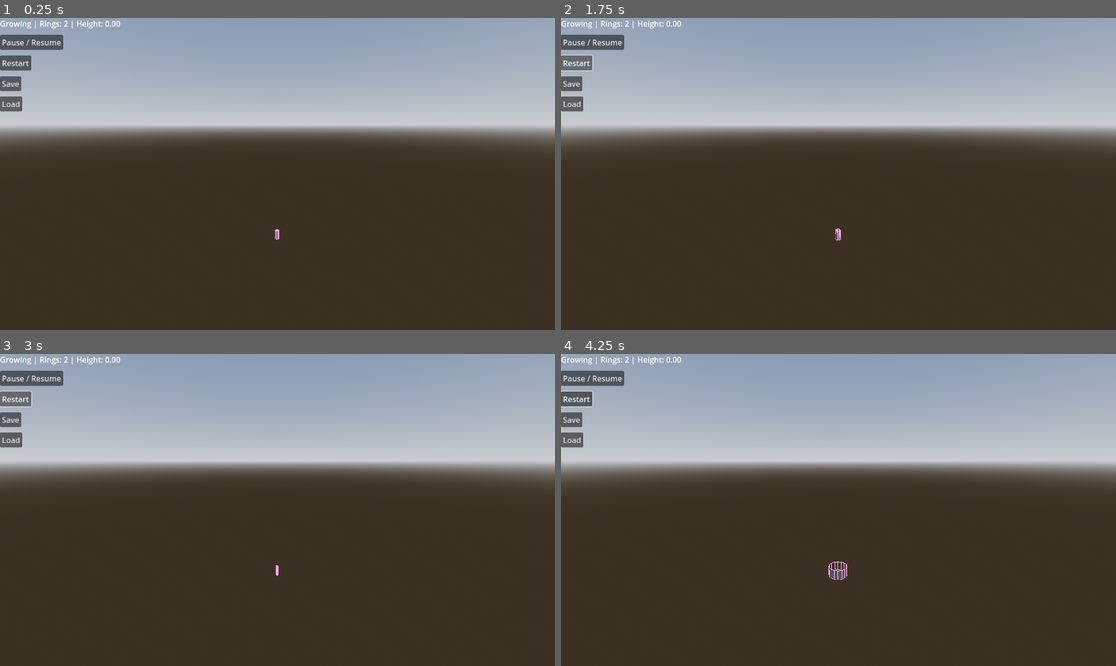
Above: before the commit, frames 1-4 (two rows, left to right).
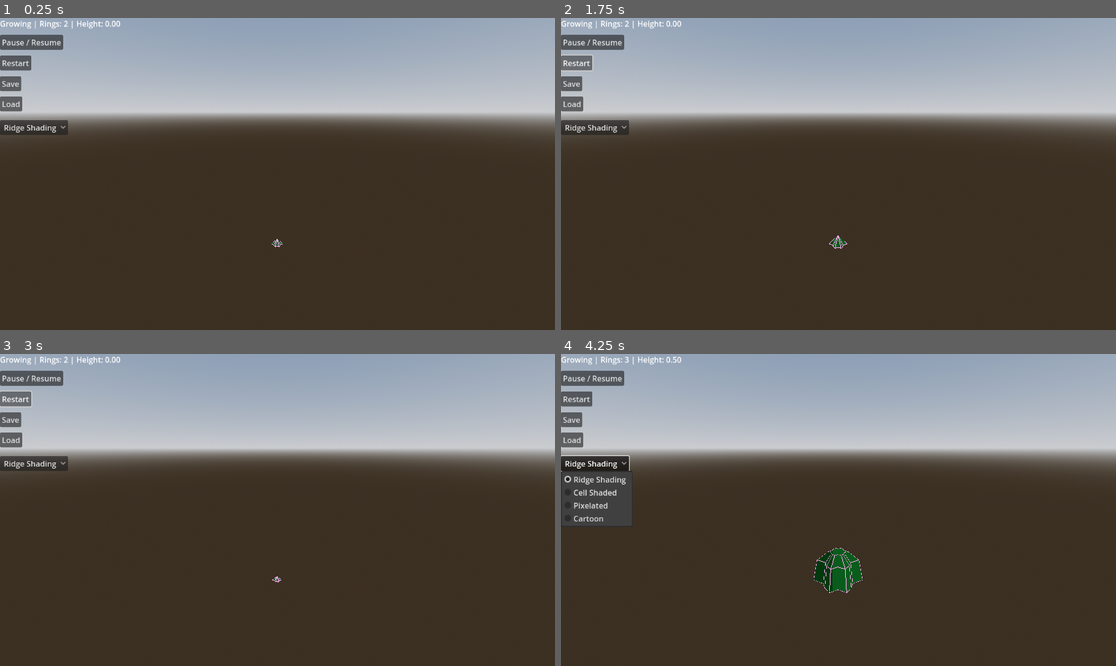
Above: after the commit, the same moments.

Repository: Candec/DesktopPlant
Game: Godot game, scene res://scenes/desktop_plant.tscn
Two runs of this game, one before a commit and one after it. Both use one fixed random seed, a clock stepped at 60 frames per second and the inputs below.
Inputs (mouse positions are in pixels of both pictures, inside the frame that each line leads up to):
- Up to frame 1 (0.25 s): no input
- Up to frame 2 (1.75 s): click (594, 127) at 0.5 s, where only the run after the commit has a clickable "Ridge Shading"; click "Restart" at 1.25 s
- Up to frame 3 (3 s): click "Restart" at 2 s; click "Restart" at 2.75 s
- Up to frame 4 (4.25 s): click (594, 463) at 3.5 s, where only the run after the commit has a clickable "Ridge Shading"

The runs differ from the first frame. In frame 1, 8.4% of the frame differs, in the area x 0-100%, y 30-74%; in frame 2, 8.4%; in frame 3, 8.4%; in frame 4, 11%, in the area x 0-100%, y 0-77%.

Commit message:
Working cactus

Diff:
--- a/DebugMenu.gd
+++ b/DebugMenu.gd
@@ -5,6 +5,7 @@
 @onready var save_btn = $SaveButton
 @onready var load_btn = $LoadButton
 @onready var status_label = $StatusLabel
+@onready var style_selector := $StyleSelector
 
 var generator: Node = null
 
@@ -16,6 +17,13 @@
 	restart_btn.pressed.connect(_on_restart)
 	save_btn.pressed.connect(_on_save)
 	load_btn.pressed.connect(_on_load)
+
+
+	style_selector.add_item("Ridge Shading")
+	style_selector.add_item("Cell Shaded")
+	style_selector.add_item("Pixelated")
+	style_selector.add_item("Cartoon")
+	style_selector.connect("item_selected", _on_style_selected)
 
 func _process(_delta):
 	if generator:
@@ -37,3 +45,13 @@
 func _on_load():
 	if generator:
 		generator.load_cactus("user://cactus_data.txt")
+
+func _on_style_selected(index: int):
+	if not generator:
+		return
+
+	match index:
+		0: generator.set_cactus_material(generator.ridge_mat)
+		1: generator.set_cactus_material(generator.cell_mat)
+		2: generator.set_cactus_material(generator.pixel_mat)
+		3: generator.set_cactus_material(generator.cartoon_mat)
--- a/DebugMenu.tscn
+++ b/DebugMenu.tscn
@@ -43,3 +43,9 @@
 offset_right = 46.0
 offset_bottom = 194.0
 text = "Load"
+
+[node name="StyleSelector" type="OptionButton" parent="."]
+layout_mode = 0
+offset_top = 212.0
+offset_right = 32.0
+offset_bottom = 232.0
--- a/RingData.gd
+++ b/RingData.gd
@@ -6,13 +6,31 @@
 var tilt: float
 var thickness: float
 var progress: float = 0.0
+var segments_per_point: int = 1
+var valley_depth: float = 0.1
+var active: bool = true
+var target_y: float = 0.0
+var twist_offset: float = 0.0  # in radians
+
 
 func get_vertices(vertices_count: int) -> Array[Vector3]:
 	var verts: Array[Vector3] = []
-	for i in range(vertices_count):
-		var angle = i * TAU / float(vertices_count)
-		var x = radius * cos(angle)
-		var z = radius * sin(angle)
+
+	var points = vertices_count
+	var star_frequency = points / (segments_per_point + 1)
+
+	for i in range(points):
+		var angle = i * TAU / float(points) + twist_offset
+		var base_radius = radius
+
+		# Calculate star modulation
+		var star_pos = sin(angle * star_frequency)
+		var modulation = 1.0 - valley_depth * abs(star_pos)
+		var modulated_radius = base_radius * modulation
+
+		var x = modulated_radius * cos(angle)
+		var z = modulated_radius * sin(angle)
+
 		var rotated = Vector3(x, 0, z).rotated(Vector3(0, 0, 1), deg_to_rad(tilt))
 		verts.append(center + rotated)
 	return verts
--- a/cactus_generator.gd
+++ b/cactus_generator.gd
@@ -1,6 +1,7 @@
 extends Node3D
 
 @export var ring_growth_speed: float = 1.0
+@export var ring_rise_speed: float = 2.0
 @export var ring_thickness: float = 0.5
 @export var ring_distance: float = 0.5
 @export var ring_tilt: float = 0.0
@@ -12,6 +13,13 @@
 @export var branch_chance: float = 0.1
 @export var branch_angle_range: float = 30.0
 @export var flower_probability: float = 0.3
+@export var segments_per_point: int = 1
+@export var valley_depth: float = 0.2
+@export var twist_enabled: bool = false
+@export var twist_amount: float = 5.0  # degrees per ring
+@export var taper_top_enabled: bool = false
+@export var taper_start_ratio: float = 0.85  # start tapering after 85% height
+
 
 
 var rings := []
@@ -24,9 +32,27 @@
 
 const RingData = preload("res://RingData.gd")
 
+# --- Preloaded Shaders ---
+var ridge_shader := preload("res://shaders/ridge_shader.gdshader")
+var cell_shader := preload("res://shaders/cell_shader.gdshader")
+var pixel_shader := preload("res://shaders/pixel_shader.gdshader")
+var cartoon_shader := preload("res://shaders/cartoon_shader.gdshader")
+
+# --- Materials for each style ---
+var ridge_mat := ShaderMaterial.new()
+var cell_mat := ShaderMaterial.new()
+var pixel_mat := ShaderMaterial.new()
+var cartoon_mat := ShaderMaterial.new()
 
 func _ready():
 	_spawn_initial_rings()
+	ridge_mat.shader = ridge_shader
+	cell_mat.shader = cell_shader
+	pixel_mat.shader = pixel_shader
+	cartoon_mat.shader = cartoon_shader
+
+	# Default material at start
+	$CactusMesh.material_override = ridge_mat
 
 func _process(delta):
 	if is_paused or cactus_height >= max_height:
@@ -44,30 +70,63 @@
 	rings.append(_create_ring(Vector3(0, ring_distance, 0), true))
 
 func _create_ring(pos: Vector3, delay := false) -> RingData:
-	var ring := RingData.new()
+	var ring = RingData.new()
 	ring.center = pos
 	ring.radius = 0.0
 	ring.thickness = ring_thickness + randf_range(-thickness_variance, thickness_variance)
 	ring.tilt = ring_tilt + randf_range(-tilt_variance, tilt_variance)
-	# Ring start position
-	#ring.progress = 0.0 if delay else 0.0
 	ring.progress = 0.0
+	ring.active = not delay
+	ring.target_y = pos.y
+	ring.center.y = pos.y - ring_distance if delay else pos.y
+	ring.segments_per_point = segments_per_point
+	ring.valley_depth = valley_depth * (1.0 - cactus_height / max_height)
+
+	if twist_enabled:
+		ring.twist_offset = deg_to_rad(rings.size() * twist_amount)
+
+	if taper_top_enabled:
+		var height_ratio = cactus_height / max_height
+		if height_ratio > taper_start_ratio:
+			var fade = inverse_lerp(taper_start_ratio, 1.0, height_ratio)
+			ring.valley_depth = valley_depth * (1.0 - fade)
+		else:
+			ring.valley_depth = valley_depth
+	else:
+		ring.valley_depth = valley_depth
 	return ring
 
+
 func _update_ring_growth(delta: float):
-	for ring in rings:
-		ring.progress += delta * ring_growth_speed
-		if ring.progress > 1.0:
-			ring.progress = 1.0
-		ring.radius = ring.progress * ring.thickness
-
-	if rings[-1].progress >= 0.5:
-		var next_pos = rings[-1].center + Vector3(0, ring_distance + randf_range(-distance_variance, distance_variance), 0)
-		if cactus_height + ring_distance < max_height:
-			rings.append(_create_ring(next_pos, true))
-			cactus_height += ring_distance
-			if randf() < branch_chance:
-				_spawn_branch_from(rings[-1])
+	for i in range(rings.size()):
+		var ring = rings[i]
+
+		# Smooth rise toward target Y
+		if ring.center.y < ring.target_y:
+			ring.center.y = move_toward(ring.center.y, ring.target_y, delta * ring_rise_speed)
+
+		# Grow only if active
+		if ring.active:
+			ring.progress += delta * ring_growth_speed
+			ring.progress = clamp(ring.progress, 0.0, 1.0)
+			ring.radius = ring.progress * ring.thickness
+
+	# Spawn new ring logic
+	var last = rings[-1]
+	if last.progress >= 0.5 and not last.has_meta("spawned_next"):
+		var next_pos = last.center + Vector3(0, ring_distance + randf_range(-distance_variance, distance_variance), 0)
+		var new_ring = _create_ring(next_pos, true)
+		rings.append(new_ring)
+		cactus_height += ring_distance
+		last.set_meta("spawned_next", true)
+
+	# Activate next ring if previous is halfway grown
+	for i in range(1, rings.size()):
+		var prev = rings[i - 1]
+		var curr = rings[i]
+		if not curr.active and prev.progress >= 0.5:
+			curr.active = true
+
 
 func _spawn_branch_from(base_ring: RingData):
 	var angle = randf_range(-branch_angle_range, branch_angle_range)
@@ -91,18 +150,47 @@
 func _generate_mesh():
 	var st = SurfaceTool.new()
 	st.begin(Mesh.PRIMITIVE_TRIANGLES)
+
 	for i in range(rings.size() - 1):
-		var r1 = rings[i].get_vertices(vertices_per_ring)
-		var r2 = rings[i + 1].get_vertices(vertices_per_ring)
+		var ring1 = rings[i].get_vertices(vertices_per_ring)
+		var ring2 = rings[i + 1].get_vertices(vertices_per_ring)
+
 		for j in range(vertices_per_ring):
-			var n = (j + 1) % vertices_per_ring
-			st.add_vertex(r1[j])
-			st.add_vertex(r2[n])
-			st.add_vertex(r2[j])
-			st.add_vertex(r1[j])
-			st.add_vertex(r1[n])
-			st.add_vertex(r2[n])
-	mesh_instance.mesh = st.commit()
+			var next = (j + 1) % vertices_per_ring
+
+			# Triangle 1
+			st.add_vertex(ring2[j])
+			st.add_vertex(ring1[j])
+			st.add_vertex(ring2[next])
+
+			# Triangle 2
+			st.add_vertex(ring2[next])
+			st.add_vertex(ring1[j])
+			st.add_vertex(ring1[next])
+
+	# Cap the top
+	generate_cap(st)
+
+	var mesh = st.commit()
+	$CactusMesh.mesh = mesh
+
+func generate_cap(st: SurfaceTool):
+	if rings.is_empty():
+		return
+
+	var last_ring = rings[-1]
+	var verts = last_ring.get_vertices(vertices_per_ring)
+
+	# Create a tip point slightly above the last ring
+	var tip = last_ring.center + Vector3(0, last_ring.thickness * 0.05, 0)
+
+	# Generate a triangle fan from the tip to the ring
+	for i in range(vertices_per_ring):
+		var next = (i + 1) % vertices_per_ring
+		st.add_vertex(tip)
+		st.add_vertex(verts[i])
+		st.add_vertex(verts[next])
+
 
 func save_cactus(path: String):
 	var file = FileAccess.open(path, FileAccess.WRITE)
@@ -198,3 +286,6 @@
 
 	mesh.surface_end()
 	$DebugVisualizer.mesh = mesh
+
+func set_cactus_material(mat: ShaderMaterial):
+	$CactusMesh.material_override = mat
--- a/scenes/cactus_generator.tscn
+++ b/scenes/cactus_generator.tscn
@@ -12,10 +12,8 @@
 
 [node name="CactusGenerator" type="Node3D"]
 script = ExtResource("1_ie4ey")
-ring_growth_speed = 0.25
-ring_distance = 0.2
-tilt_variance = 2.0
 vertices_per_ring = 16
+segments_per_point = 3
 
 [node name="CactusMesh" type="MeshInstance3D" parent="."]
 
--- a/scenes/desktop_plant.tscn
+++ b/scenes/desktop_plant.tscn
@@ -22,12 +22,17 @@
 environment = SubResource("Environment_83b7o")
 
 [node name="Camera" parent="." instance=ExtResource("2_hmyg0")]
-transform = Transform3D(1, 0, 0, 0, 0.971899, 0.235397, 0, -0.235397, 0.971899, 0.00969815, 1.90493, 1.97231)
+transform = Transform3D(1, 0, 0, 0, 0.956509, 0.291704, 0, -0.291704, 0.956509, 0.00969815, 2.23115, 1.97231)
 script = null
 
 [node name="CactusGenerator" parent="." instance=ExtResource("2_buvum")]
+ring_rise_speed = 0.5
 thickness_variance = 0.05
 distance_variance = 0.002
-tilt_variance = 0.015
-max_height = 3.0
+tilt_variance = 0.0
+max_height = 5.0
+branch_angle_range = 0.0
 flower_probability = 0.0
+segments_per_point = 4
+valley_depth = 0.4
+twist_amount = -15.0
--- /dev/null
+++ b/shaders/cartoon_shader.gdshader
@@ -0,0 +1,15 @@
+shader_type spatial;
+
+uniform vec4 base_color : source_color = vec4(0.3, 1.0, 0.3, 1.0);
+
+void fragment() {
+	vec3 light_dir = normalize(vec3(0.0, 1.0, -1.0));
+	float light_val = max(0.0, dot(NORMAL, light_dir));
+
+	if (light_val > 0.7)
+		ALBEDO = base_color.rgb * 1.0;
+	else if (light_val > 0.4)
+		ALBEDO = base_color.rgb * 0.75;
+	else
+		ALBEDO = base_color.rgb * 0.5;
+}
--- /dev/null
+++ b/shaders/cell_shader.gdshader
@@ -0,0 +1,12 @@
+shader_type spatial;
+
+uniform vec4 base_color : source_color = vec4(0.2, 0.8, 0.3, 1.0);
+uniform int steps = 3;
+
+void fragment() {
+	float light_strength = dot(NORMAL, normalize(vec3(0.0, 1.0, 1.0)));
+	light_strength = clamp(light_strength, 0.0, 1.0);
+
+	float shade = floor(light_strength * float(steps)) / float(steps);
+	ALBEDO = base_color.rgb * shade;
+}
--- /dev/null
+++ b/shaders/pixel_shader.gdshader
@@ -0,0 +1,12 @@
+shader_type spatial;
+
+uniform vec4 base_color : source_color = vec4(0.2, 0.8, 0.3, 1.0);
+uniform int steps = 3;
+
+void fragment() {
+	float light_strength = dot(NORMAL, normalize(vec3(0.0, 1.0, 1.0)));
+	light_strength = clamp(light_strength, 0.0, 1.0);
+
+	float shade = floor(light_strength * float(steps)) / float(steps);
+	ALBEDO = base_color.rgb * shade;
+}
--- /dev/null
+++ b/shaders/ridge_shader.gdshader
@@ -0,0 +1,22 @@
+shader_type spatial;
+
+uniform vec4 color_ridge : source_color = vec4(0.1, 0.6, 0.2, 1.0);
+uniform vec4 color_valley : source_color = vec4(0.0, 0.4, 0.1, 1.0);
+
+uniform float dot_size = 10.0;     // Bigger = fewer/larger spots
+uniform float ridge_cutoff = 0.0;  // Controls where valleys switch to ridges
+uniform float spot_blend = 0.3;    // 0 = hard edge, 1 = full noise blend
+
+void fragment() {
+	// Use vertex X/Z direction from center as a fake "ridge axis"
+	float radial_strength = cos(atan(VERTEX.z, VERTEX.x) * 5.0); // 5.0 = number of ribs
+
+	// Add procedural noise-like pattern to break the edge
+	vec2 spot_uv = UV * dot_size;
+	float spot_noise = fract(sin(dot(spot_uv, vec2(12.9898, 78.233))) * 43758.5453);
+
+	// Mix color based on ridge/valley + noise threshold
+	float blend_mask = step(ridge_cutoff + spot_blend * (spot_noise - 0.5), radial_strength);
+
+	ALBEDO = mix(color_valley.rgb, color_ridge.rgb, blend_mask);
+}
Not shown, added: shaders/cartoon_shader.gdshader.uid
Not shown, added: shaders/cell_shader.gdshader.uid
Not shown, added: shaders/pixel_shader.gdshader.uid
Not shown, added: shaders/ridge_shader.gdshader.uid
